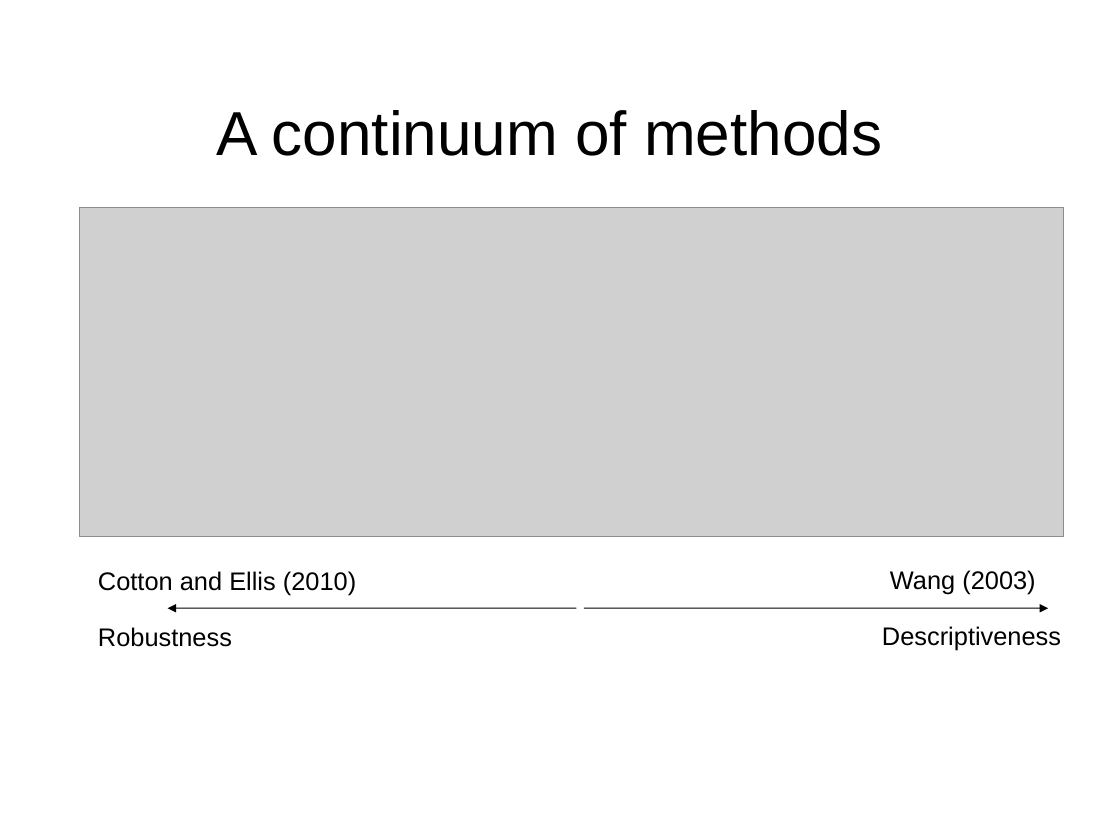
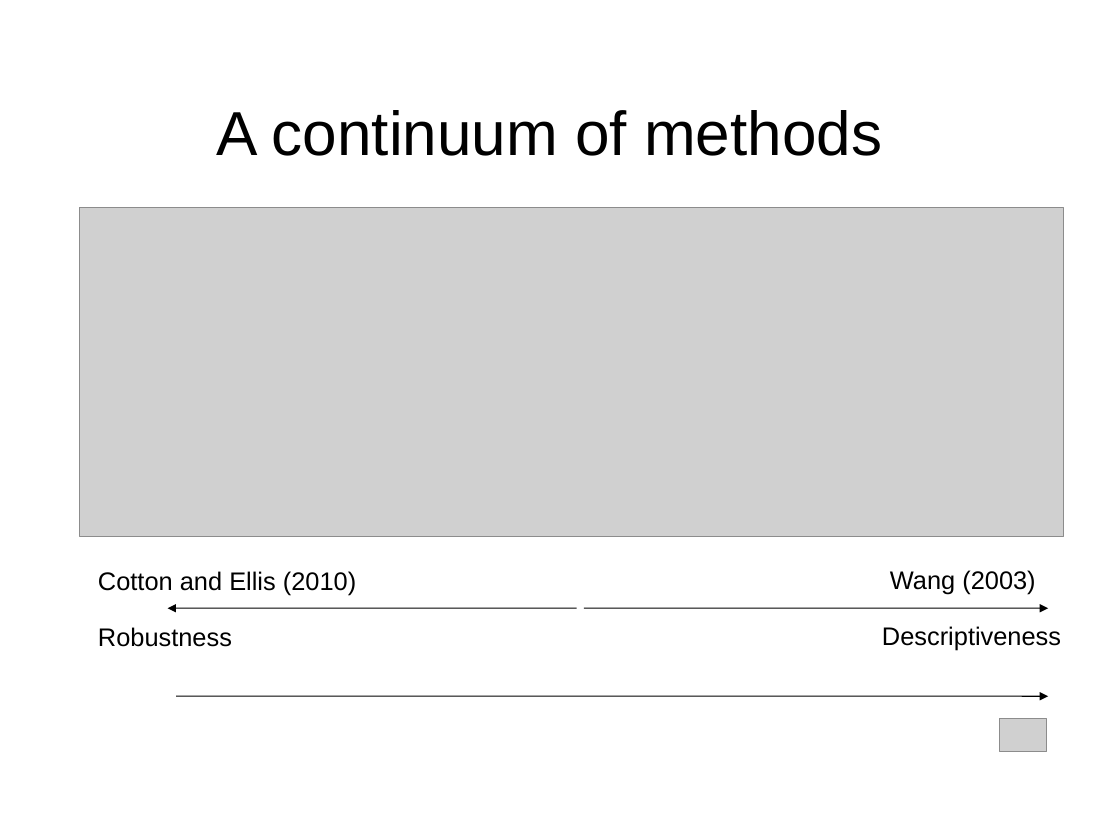
Before and after one commit to mmoussallam/audio-sketch, a slide deck: slide 19 of src/icassp14_fgpt/icassp14/slides.ppt. Drawn at 1120x840 pixels with LibreOffice and Linux fonts; fonts in the diff are those of the drawing; grey boxes stand for pictures; background and template pictures are left out. Boxes give left, top, right and bottom in pixels: in the first picture for what was removed or moved away, otherwise in the second. Text is boxed around its words. In the diff, an @@ line names an element or a change of style, - is before the commit and + after.

```diff
--- a/src/icassp14_fgpt/icassp14/slides.ppt
+++ b/src/icassp14_fgpt/icassp14/slides.ppt
@@ arrow added from (176, 696) to (1049, 696), #000000 0.74 pt @@
@@ picture added at [1000, 719, 1047, 752] @@
```
Also in this commit, not shown: 4 other slides changed, 5 slides added.
